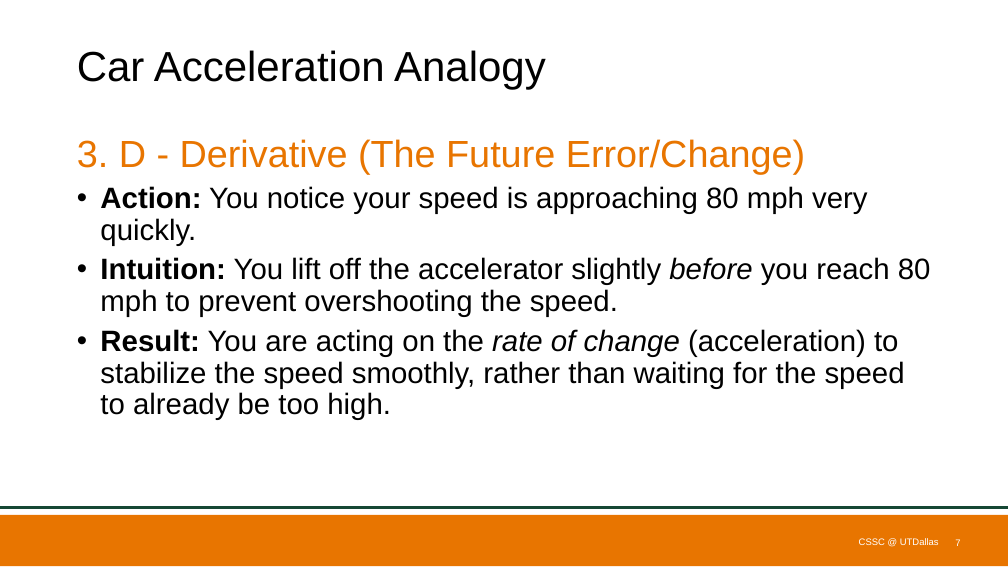
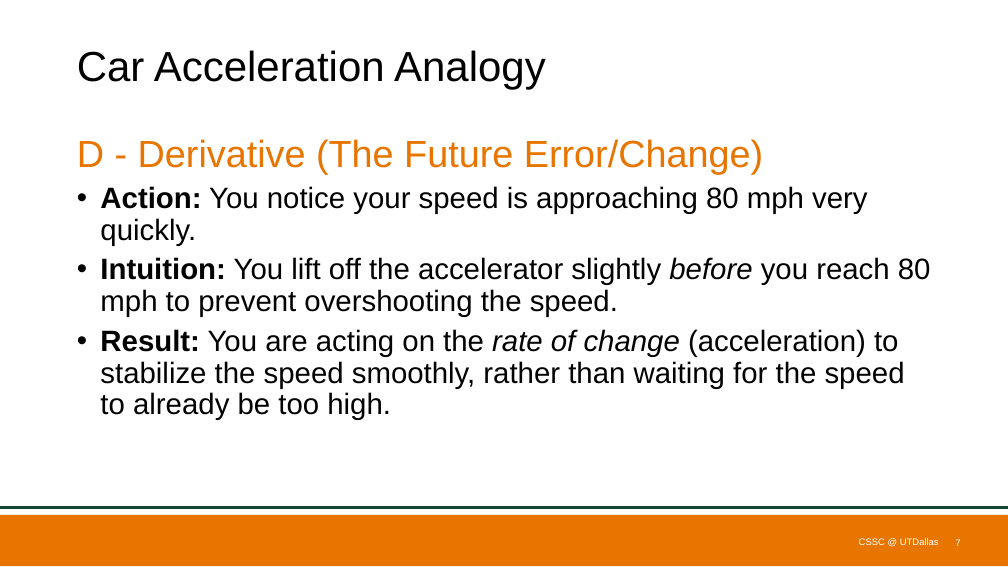
Before and after one commit to m-usama-z/cssc-pid-workshop, a slide deck: slide 7 of PID_Workshop_V1.pptx. Drawn at 1008x567 pixels with LibreOffice and Linux fonts; fonts in the diff are those of the drawing; background and template pictures are left out. Boxes give left, top, right and bottom in pixels: in the first picture for what was removed or moved away, otherwise in the second. Text is boxed around its words. In the diff, an @@ line names an element or a change of style, - is before the commit and + after.

```diff
--- a/PID_Workshop_V1.pptx
+++ b/PID_Workshop_V1.pptx
@@ text at bbox=[77, 139, 763, 174]: text changed @@
-3. D - Derivative (The Future Error/Change)
+D - Derivative (The Future Error/Change)
```
Also in this commit, not shown: 7 other slides changed, 4 slides added, 2 other files.
